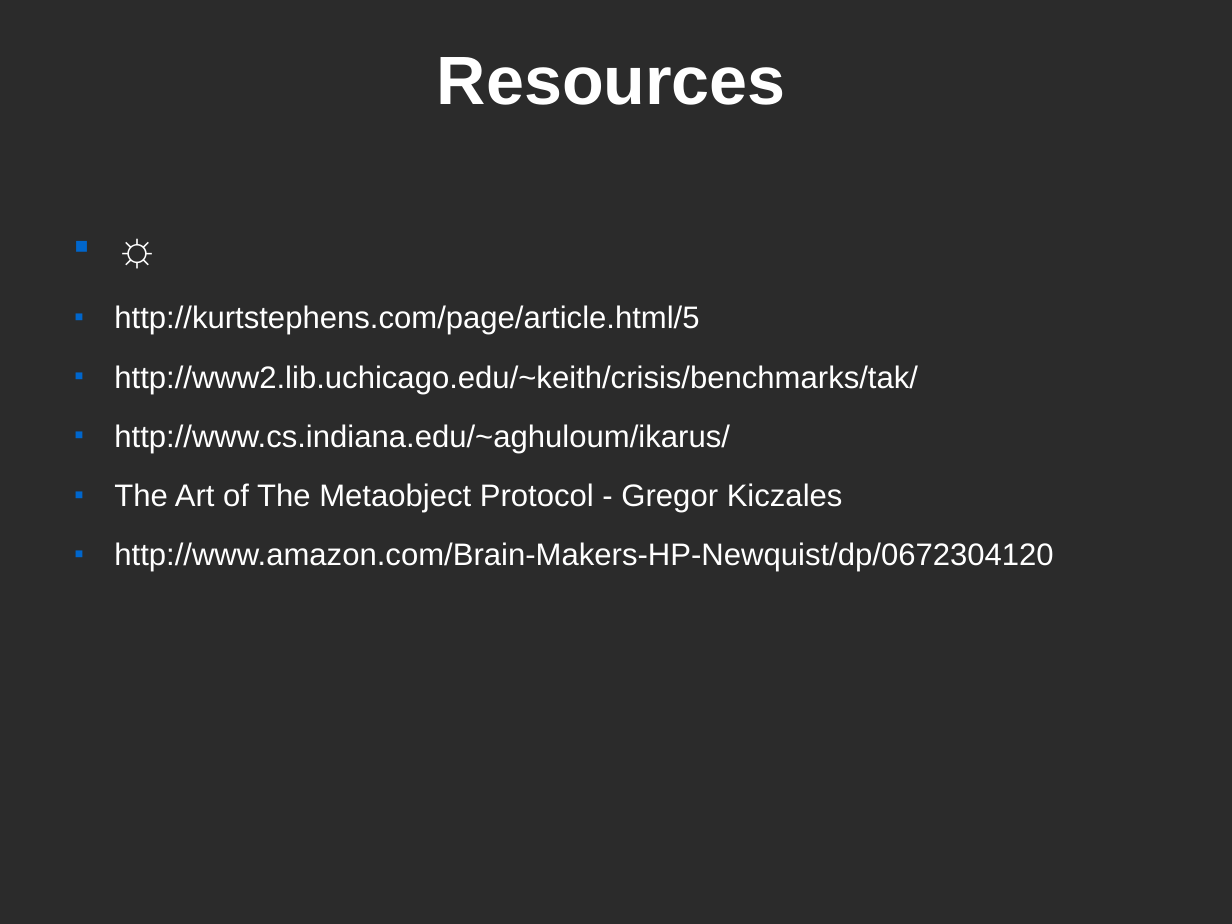
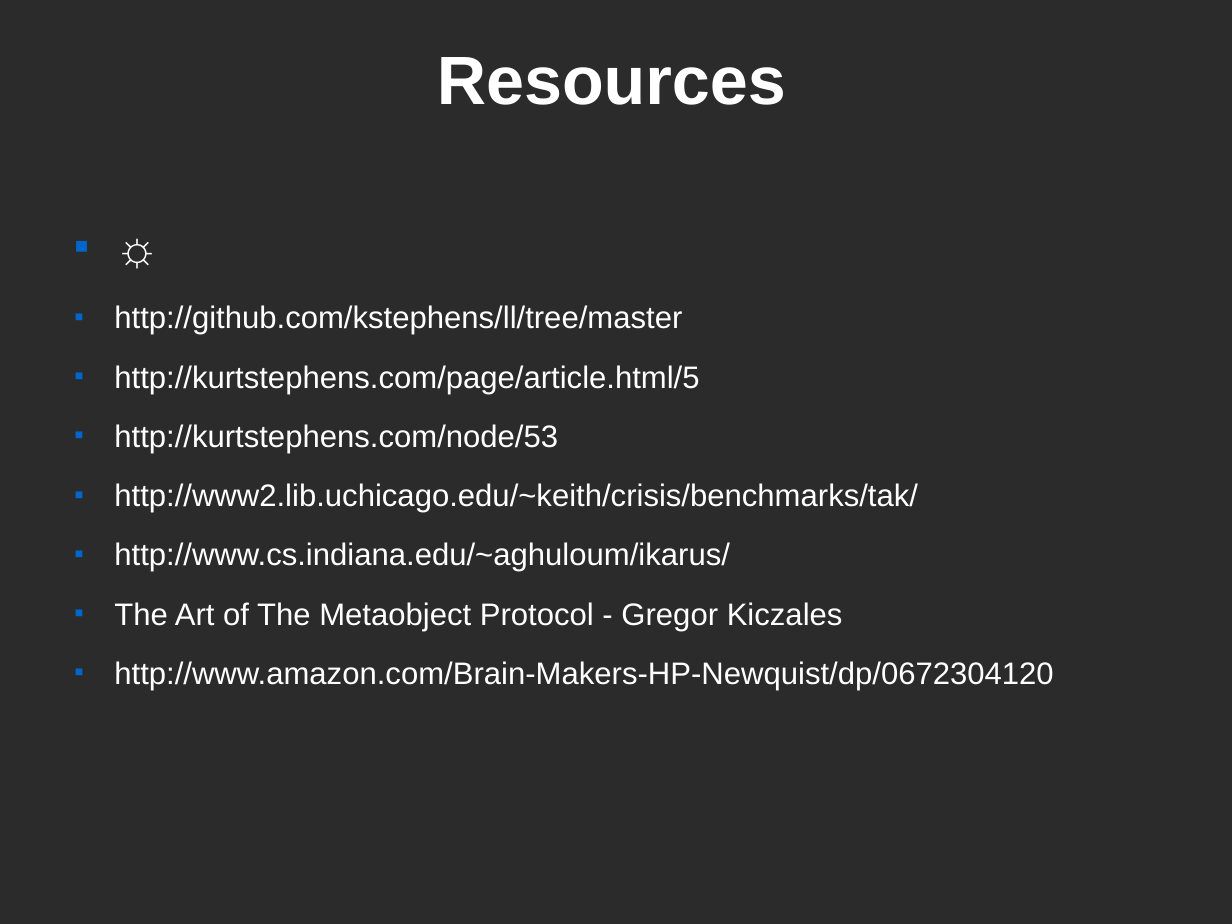
Before and after one commit to kstephens/ll, a slide deck: slide 87 of src/ll/doc/ll_system_design.odp. Drawn at 1232x924 pixels with LibreOffice and Linux fonts; fonts in the diff are those of the drawing; background and template pictures are left out; a plain dark background stands for a picture behind light text. Boxes give left, top, right and bottom in pixels: in the first picture for what was removed or moved away, otherwise in the second. Text is boxed around its words. In the diff, an @@ line names an element or a change of style, - is before the commit and + after.

```diff
--- a/src/ll/doc/ll_system_design.odp
+++ b/src/ll/doc/ll_system_design.odp
@@ text at [114,305,682,335]: paragraph added @@
+■ http://github.com/kstephens/ll/tree/master
@@ text at [114,424,558,453]: paragraph added @@
+■ http://kurtstephens.com/node/53
```
Also in this commit, not shown: 2 other files.
